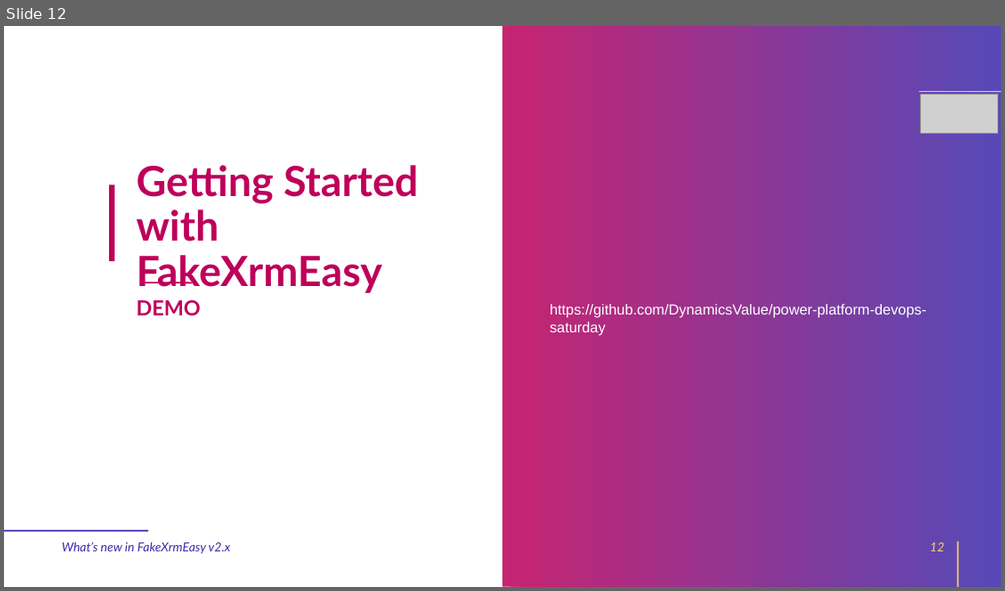
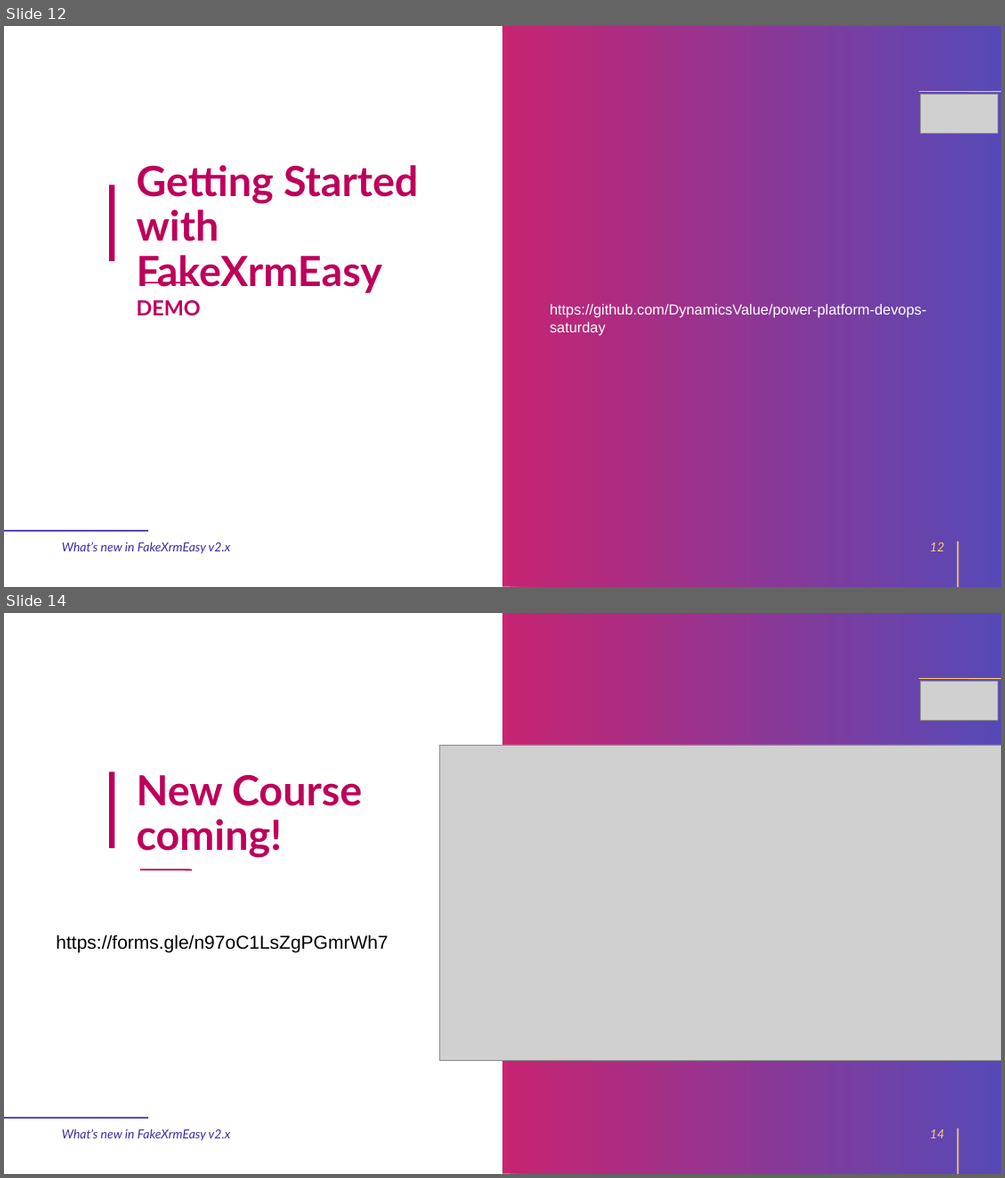
Before and after one commit to DynamicsValue/power-platform-devops-saturday, a slide deck: slides.pptx. Shown one above the other, each under a label of ours: slide 12 before the commit, slides 12 and 14 after it; the slides between them are not shown. The pictures are 1005x591 and 1005x1178 pixels, drawn with LibreOffice and Linux fonts; fonts in the diff are those of the drawing; grey boxes stand for pictures; background and template pictures are left out. Boxes give left, top, right and bottom in pixels: in the first picture for what was removed or moved away, otherwise in the second. Text is boxed around its words. In the diff, an @@ line names an element or a change of style, - is before the commit and + after.

```diff
--- a/slides.pptx
+++ b/slides.pptx
@@ slide 14 added at [4, 613, 1001, 1174], background picture (left out); not listed: 6 template elements that a slide beside it also shows @@
@@ picture added at [921, 681, 998, 721] @@
@@ picture added at [440, 745, 1001, 1060] @@
@@ text added at [137, 775, 362, 858], 40 pt, text #BE005A, bold @@
+New Course coming!
@@ text added at [56, 934, 388, 952], 18 pt, text #000000 @@
+https://forms.gle/n97oC1LsZgPGmrWh7
@@ text added at [62, 1128, 231, 1141], 12 pt, text #3B2CAC, italic @@
+What’s new in FakeXrmEasy v2.x
@@ page number added at [930, 1129, 944, 1138], 12 pt, text #FFCD6B, italic @@
+14
```
Also in this commit, not shown: 1 slide changed, 1 other slide added.
